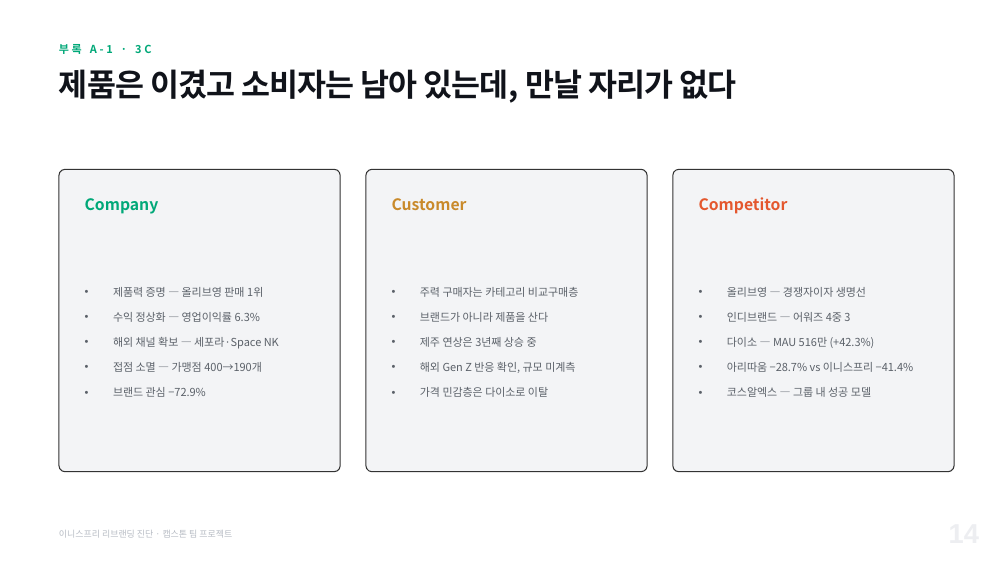
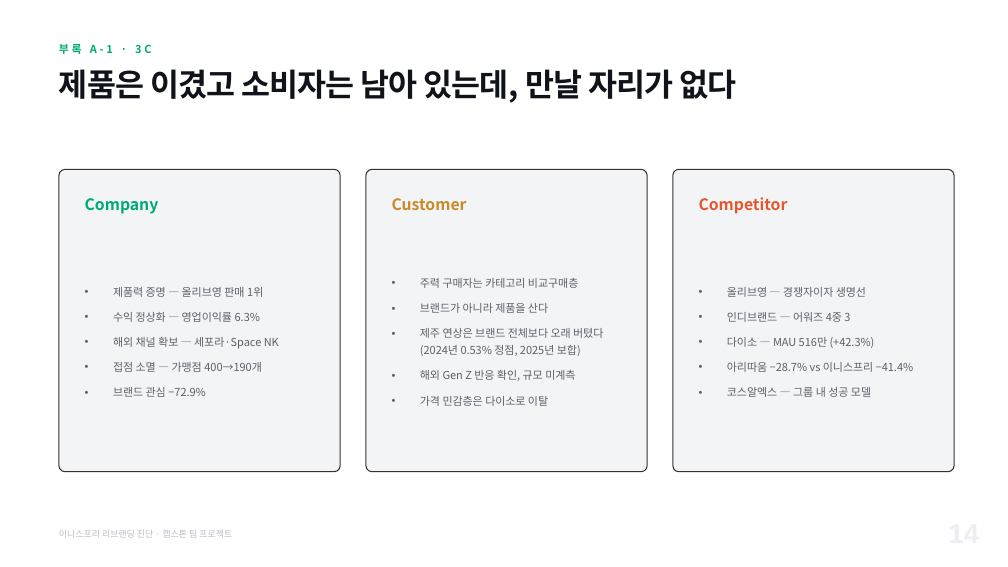
Before and after one commit to RY-ruc/Brand-Growth-Strategy, a slide deck: slide 14 of 01_분석결과/이니스프리_캡스톤_산출문_최종.pptx. Drawn at 1008x567 pixels with LibreOffice and Linux fonts; fonts in the diff are those of the drawing. Boxes give left, top, right and bottom in pixels: in the first picture for what was removed or moved away, otherwise in the second. Text is boxed around its words. In the diff, an @@ line names an element or a change of style, - is before the commit and + after.

```diff
--- a/01_분석결과/이니스프리_캡스톤_산출문_최종.pptx
+++ b/01_분석결과/이니스프리_캡스톤_산출문_최종.pptx
@@ text at [420,328,603,356]: text changed @@
-• 제주 연상은 3년째 상승 중
+• 제주 연상은 브랜드 전체보다 오래 버텼다(2024년 0.53% 정점, 2025년 보합)
```
Also in this commit, not shown: 6 other slides changed, 10 other files.
